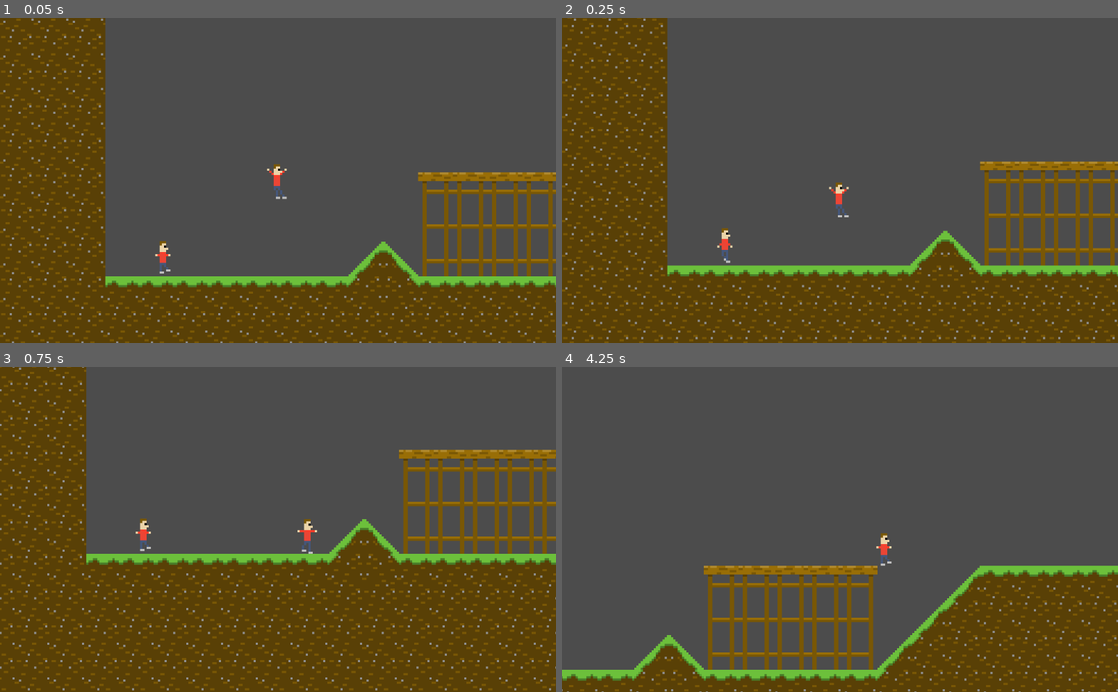
Above: before the commit, frames 1-4 (two rows, left to right).
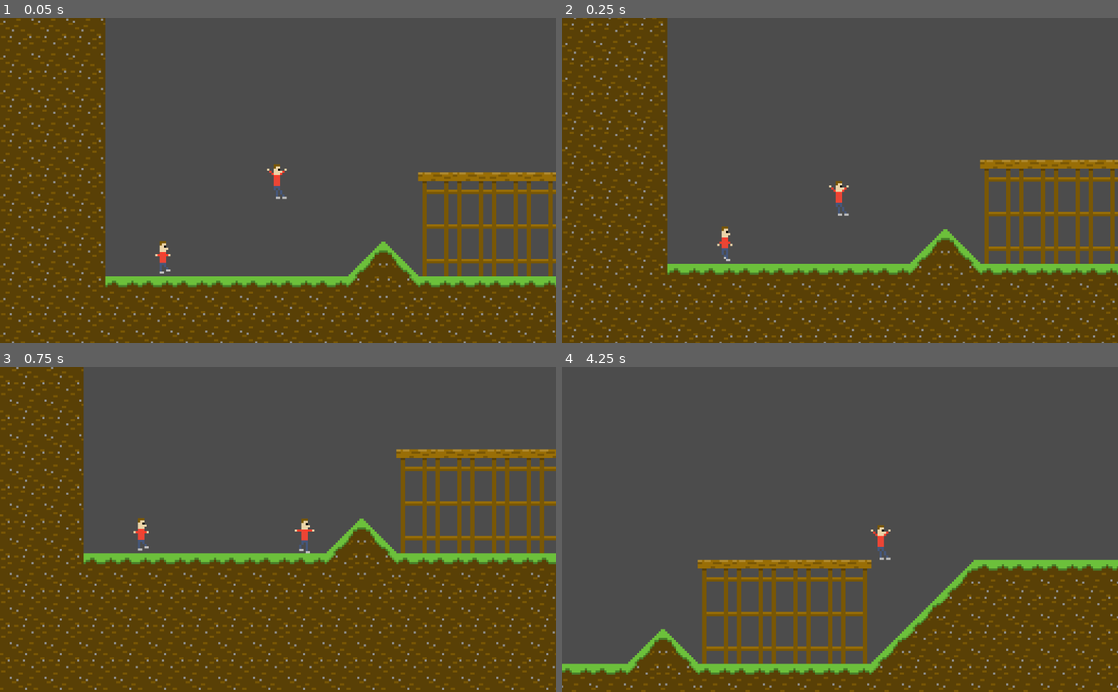
Above: after the commit, the same moments.

Repository: DucksAreMammals/WaterCollector
Game: Godot game, scene res://Scenes/Level.tscn
Same seed, same stepped clock (60 frames per second), same inputs: the game is played once before the commit and once after it.
Inputs:
- Up to frame 1 (0.05 s): no input
- Up to frame 2 (0.25 s): no input
- Up to frame 3 (0.75 s): hold Right (right) from 0.53 s (still down); hold X (run) from 0.53 s (still down)
- Up to frame 4 (4.25 s): tap C (jump) at 0.77, 1.52, 3.02, 3.77 s; release X (run) at 1.28 s; tap X (run) at 1.35, 2.85 s; release Right (right) at 2.03 s; hold Left (left) 2.03-2.78 s; hold X (run) 2.03-2.78 s; hold Right (right) from 2.78 s (still down); hold X (run) from 3.53 s (still down)

Frame 1 is identical in both runs. In frame 2, 8.5% of the frame differs, in the area x 0-100%, y 0-100%; in frame 3, 12%; in frame 4, 15%, in the area x 0-100%, y 48-100%.

Commit message:
Screen shake is now handled by the camera and works properly

Diff:
--- a/Scenes/Player.tscn
+++ b/Scenes/Player.tscn
@@ -1,7 +1,8 @@
-[gd_scene load_steps=4 format=2]
+[gd_scene load_steps=5 format=2]
 
 [ext_resource path="res://Sprites/PlayerAnimation.tres" type="SpriteFrames" id=1]
 [ext_resource path="res://Scripts/Player.gd" type="Script" id=2]
+[ext_resource path="res://Scripts/Camera.gd" type="Script" id=3]
 
 [sub_resource type="RectangleShape2D" id=1]
 extents = Vector2( 2, 8 )
@@ -17,6 +18,8 @@
 [node name="CollisionShape2D" type="CollisionShape2D" parent="."]
 shape = SubResource( 1 )
 
-[node name="Camera2D" type="Camera2D" parent="."]
+[node name="Camera" type="Camera2D" parent="."]
+rotating = true
 current = true
 smoothing_enabled = true
+script = ExtResource( 3 )
--- /dev/null
+++ b/Scripts/Camera.gd
@@ -0,0 +1,45 @@
+extends Camera2D
+
+var default_shake_amount := 5.0
+var default_shake_speed := 0.00008
+var default_shake_decay := 10.0
+var default_max_roll := 0.02
+var default_max_offset := 10.0
+
+var shake_amount := 0.0
+var shake_speed := default_shake_speed
+var shake_decay := default_shake_decay
+var max_roll := default_max_roll
+var max_offset := default_max_offset
+
+onready var noise = OpenSimplexNoise.new()
+
+func _ready():
+	randomize()
+	noise.seed = randi()
+	noise.period = 4
+	noise.octaves = 2
+
+func _process(delta):
+	if shake_amount > 0:
+		rotation = max_roll * shake_amount * noise.get_noise_2d(noise.seed, OS.get_ticks_usec() * shake_speed)
+		offset.x = max_offset * shake_amount * noise.get_noise_2d(noise.seed*2, OS.get_ticks_usec() * shake_speed)
+		offset.y = max_offset * shake_amount * noise.get_noise_2d(noise.seed*3, OS.get_ticks_usec() * shake_speed)
+		shake_amount -= delta * shake_decay
+
+		print(rotation)
+	else:
+		rotation = 0
+		offset.x = 0
+		offset.y = 0
+
+func shake(amount := default_shake_amount,
+			decay := default_shake_decay,
+			speed := default_shake_speed,
+			roll := default_max_roll,
+			offset := default_max_offset):
+	shake_amount = amount
+	shake_decay = decay
+	shake_speed = speed
+	max_roll = roll
+	max_offset = offset
--- a/Scripts/Player.gd
+++ b/Scripts/Player.gd
@@ -9,17 +9,14 @@
 export var air_resistance := 0.8
 export var gravity := 1700.0
 
-export var x_bounce_speed := 750.0
-export var y_bounce_speed := 500.0
+export var invincibility_duration := 0.5
 
-export var shake_amount := 5.0
-export var shake_decay := 10.0
-export var shake_speed := 0.00008
+export var x_hurt_bounce_speed := 750.0
+export var y_hurt_bounce_speed := 500.0
 
-var camera_shake_amount := 0.0
+export var x_attack_bounce_speed := 0.0
+export var y_attack_bounce_speed := 500.0
 
-export var max_roll := 0.2
-export var max_offset := 20
 
 export var health := 3
 
@@ -28,27 +25,11 @@
 var velocity := Vector2.ZERO
 var snapping := Vector2.DOWN * 15
 var invincible_until := -1.0
-var invincibility_duration := 0.5
 
 var bounce := Vector2.ZERO
 
-onready var noise = OpenSimplexNoise.new()
-
-func _ready():
-	randomize()
-	noise.seed = randi()
-	noise.period = 4
-	noise.octaves = 2
-
-
 func _process(_delta: float) -> void:
 	change_animation()
-
-	if camera_shake_amount > 0:
-		$Camera2D.rotation = max_roll * camera_shake_amount * noise.get_noise_2d(noise.seed, OS.get_ticks_usec() * shake_speed)
-		$Camera2D.offset.x = max_offset * camera_shake_amount * noise.get_noise_2d(noise.seed*2, OS.get_ticks_usec() * shake_speed)
-		$Camera2D.offset.y = max_offset * camera_shake_amount * noise.get_noise_2d(noise.seed*3, OS.get_ticks_usec() * shake_speed)
-		camera_shake_amount -= _delta * shake_decay
 
 func _physics_process(delta: float) -> void:
 	_move(delta)
@@ -86,8 +67,6 @@
 		velocity.x *= air_resistance
 		velocity.x += (Input.get_action_strength("right") - Input.get_action_strength("left")) * air_speed * delta
 
-	velocity.y += gravity * delta
-
 	if Input.is_action_just_pressed("jump"):
 		if is_on_floor():
 			velocity.y = -jump_speed
@@ -100,6 +79,8 @@
 		bounce = Vector2.ZERO
 		snapping = Vector2.ZERO
 
+	velocity.y += gravity * delta
+
 	velocity = move_and_slide_with_snap(velocity, snapping, Vector2.UP, true)
 
 func _collide():
@@ -107,20 +88,22 @@
 		var collision = get_slide_collision(i)
 
 		if collision.collider.is_in_group("enemy"):
-			camera_shake_amount = shake_amount
-
 			if collision.normal.y < 0:
 				collision.collider.hit()
 
-				bounce.y = -y_bounce_speed
+				bounce.y = -y_hurt_bounce_speed
+				bounce.x = x_attack_bounce_speed
+
+				$Camera.shake()
 			else:
 				_hit()
 
-				bounce.y = -y_bounce_speed
-				bounce.x = collision.normal.x * x_bounce_speed
+				bounce.y = -y_hurt_bounce_speed
+				bounce.x = collision.normal.x * x_hurt_bounce_speed
+
+				$Camera.shake()
 
 func _hit():
-	# TODO: Shake camera
 	if invincible_until < OS.get_ticks_usec():
 		invincible_until = OS.get_ticks_usec() + invincibility_duration * 1000000
 
